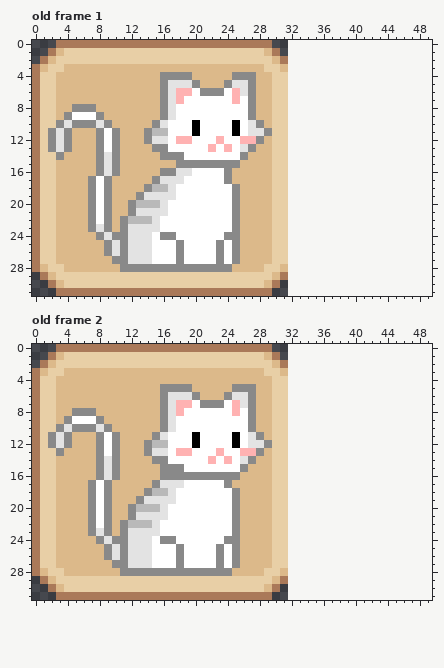
A pixel-art file gets an edit: Aseprite/Cat.aseprite. The picture above was drawn from the file before the commit.
32x32 pixels, 2 frames. Shown: old frame 1, old frame 2. The old version is drawn lined up with the new one, on the new canvas. The commit also changed other frames, which this record leaves out.
New version:
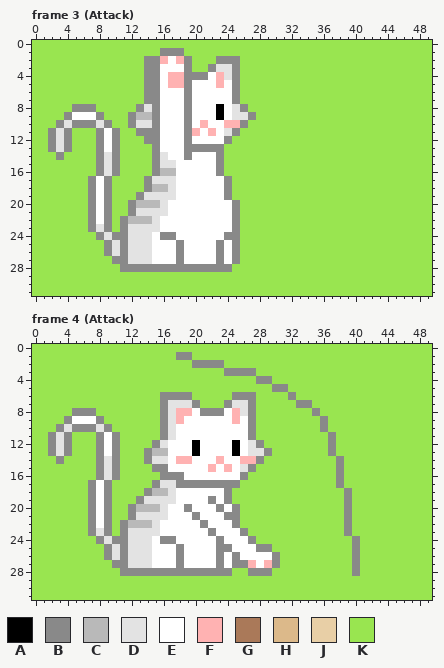
Palette (. is transparent): A #000000  B #898989  C #b9b9b9  D #e3e3e3  E #ffffff  F #ffb2b2  G #aa7959  H #dcb98a  J #e8cfa6  K #99e550
A new or re-ordered frame is compared with the old frame closest to it.
The edit:
canvas 32x32 -> 50x32
frames 2 -> 4
Changed rows in their new state; - is an unchanged pixel.
Frame 3 (Attack) is new; against old frame 1:
first column x 0:
 0 KKKKKKKKKKKKKKKKKKKKKKKKKKKKKKKKKKKKKKKKKKKKKKKKKK
 1 KKKKKKKKKKKKKKKKBBBKKKKKKKKKKKKKKKKKKKKKKKKKKKKKKK
 2 KKKKKKKKKKKKKKBBFEFBKKKBBBKKKKKKKKKKKKKKKKKKKKKKKK
 3 KKKKKKKKKKKKKKBBEEEBKKBDDBKKKKKKKKKKKKKKKKKKKKKKKK
 4 KKKKKKKKKKKKKKBBEFF-BBEFD-KKKKKKKKKKKKKKKKKKKKKKKK
 5 KKKKKKKKKKKKKKBBEFFBEEEFEBKKKKKKKKKKKKKKKKKKKKKKKK
 6 KKKKKKKKKKKKKKBBEEEB-EEE-BKKKKKKKKKKKKKKKKKKKKKKKK
 7 KKKKKKKKKKKKKKBBEEEB-----BKKKKKKKKKKKKKKKKKKKKKKKK
 8 KKKKK---KKKKKBDBEE-B---A-DBKKKKKKKKKKKKKKKKKKKKKKK
 9 KKKK-----KKKBCCBEE-B---A-DD-KKKKKKKKKKKKKKKKKKKKKK
10 KKK-------KKBDD-E--BEF--FFBKKKKKKKKKKKKKKKKKKKKKKK
11 KK---KKK---KKB-BE--BF-F-DBKKKKKKKKKKKKKKKKKKKKKKKK
12 KK---KKK---KKK-BE-EB---EBKKKKKKKKKKKKKKKKKKKKKKKKK
13 KK---KKK---KKKK-E--BBBBBKKKKKKKKKKKKKKKKKKKKKKKKKK
14 KKK-KKKK---KKKKBDEEB---BKKKKKKKKKKKKKKKKKKKKKKKKKK
15 KKKKKKKK---KKKKBDDEEEEE-KKKKKKKKKKKKKKKKKKKKKKKKKK
16 KKKKKKKK---KKKKBCCEE---BKKKKKKKKKKKKKKKKKKKKKKKKKK
17 KKKKKKK---KKKKBD--E------KKKKKKKKKKKKKKKKKKKKKKKKK
18 KKKKKKK---KKKK----------BKKKKKKKKKKKKKKKKKKKKKKKKK
19 KKKKKKK---KKK-----------BKKKKKKKKKKKKKKKKKKKKKKKKK
20 KKKKKKK---KK--------------KKKKKKKKKKKKKKKKKKKKKKKK
21 KKKKKKK---KK--------------KKKKKKKKKKKKKKKKKKKKKKKK
22 KKKKKKK---K---------------KKKKKKKKKKKKKKKKKKKKKKKK
23 KKKKKKK---K---------------KKKKKKKKKKKKKKKKKKKKKKKK
24 KKKKKKKK------------------KKKKKKKKKKKKKKKKKKKKKKKK
25 KKKKKKKKK-----------------KKKKKKKKKKKKKKKKKKKKKKKK
26 KKKKKKKKK-----------------KKKKKKKKKKKKKKKKKKKKKKKK
27 KKKKKKKKKK----------------KKKKKKKKKKKKKKKKKKKKKKKK
28 KKKKKKKKKKK--------------KKKKKKKKKKKKKKKKKKKKKKKKK
29 KKKKKKKKKKKKKKKKKKKKKKKKKKKKKKKKKKKKKKKKKKKKKKKKKK
30 KKKKKKKKKKKKKKKKKKKKKKKKKKKKKKKKKKKKKKKKKKKKKKKKKK
31 KKKKKKKKKKKKKKKKKKKKKKKKKKKKKKKKKKKKKKKKKKKKKKKKKK
Frame 4 (Attack) is new; against old frame 2:
first column x 0:
 0 KKKKKKKKKKKKKKKKKKKKKKKKKKKKKKKKKKKKKKKKKKKKKKKKKK
 1 KKKKKKKKKKKKKKKKKKBBKKKKKKKKKKKKKKKKKKKKKKKKKKKKKK
 2 KKKKKKKKKKKKKKKKKKKKBBBBKKKKKKKKKKKKKKKKKKKKKKKKKK
 3 KKKKKKKKKKKKKKKKKKKKKKKKBBBBKKKKKKKKKKKKKKKKKKKKKK
 4 KKKKKKKKKKKKKKKKKKKKKKKKKKKKBBKKKKKKKKKKKKKKKKKKKK
 5 KKKKKKKKKKKKKKKKKKKKKKKKKKKKKKBBKKKKKKKKKKKKKKKKKK
 6 KKKKKKKKKKKKKKKK-BBBKKKKKBB-KKKKBKKKKKKKKKKKKKKKKK
 7 KKKKKKKKKKKKKKKK--DDBKKKBD--KKKKKBBKKKKKKKKKKKKKKK
 8 KKKKK---KKKKKKKK---F-BBB--D-KKKKKKKBKKKKKKKKKKKKKK
 9 KKKK-----KKKKKKK--F------F--KKKKKKKKBKKKKKKKKKKKKK
10 KKK-------KKKKKK------------KKKKKKKKBKKKKKKKKKKKKK
11 KK---KKK---KKKKKBD--E----E-BKKKKKKKKKBKKKKKKKKKKKK
12 KK---KKK---KKKKBD-----------BKKKKKKKKBKKKKKKKKKKKK
13 KKBDBKKK---KKK-CC-EEA--E-AEDDBKKKKKKKBKKKKKKKKKKKK
14 KKKBKKKK---KKKBDD-FF--EFE-FFBKKKKKKKKKBKKKKKKKKKKK
15 KKKKKKKK---KKKKB-EE---F-F-DBKKKKKKKKKKBKKKKKKKKKKK
16 KKKKKKKK---KKKKK---EEEEEEEBKKKKKKKKKKKBKKKKKKKKKKK
17 KKKKKKK---KKKKK---BBBBBB-BKKKKKKKKKKKKBKKKKKKKKKKK
18 KKKKKKK---KKKK----------BKKKKKKKKKKKKKKBKKKKKKKKKK
19 KKKKKKK---KKK---------B-BKKKKKKKKKKKKKKBKKKKKKKKKK
20 KKKKKKK---KK-------B---B--KKKKKKKKKKKKKBKKKKKKKKKK
21 KKKKKKK---KK--------B---B-KKKKKKKKKKKKKBKKKKKKKKKK
22 KKKKKKK---K----------B----KKKKKKKKKKKKKBKKKKKKKKKK
23 KKKKKKK---K-----------B--EBKKKKKKKKKKKKBKKKKKKKKKK
24 KKKKKKKK---------------BEEEBKKKKKKKKKKKKBKKKKKKKKK
25 KKKKKKKKK---------------BEEEBBKKKKKKKKKKBKKKKKKKKK
26 KKKKKKKKK-----------------EEEEBKKKKKKKKKBKKKKKKKKK
27 KKKKKKKKKK----------------BFEFBKKKKKKKKKBKKKKKKKKK
28 KKKKKKKKKKK--------------KKBBBKKKKKKKKKKBKKKKKKKKK
29 KKKKKKKKKKKKKKKKKKKKKKKKKKKKKKKKKKKKKKKKKKKKKKKKKK
30 KKKKKKKKKKKKKKKKKKKKKKKKKKKKKKKKKKKKKKKKKKKKKKKKKK
31 KKKKKKKKKKKKKKKKKKKKKKKKKKKKKKKKKKKKKKKKKKKKKKKKKK
